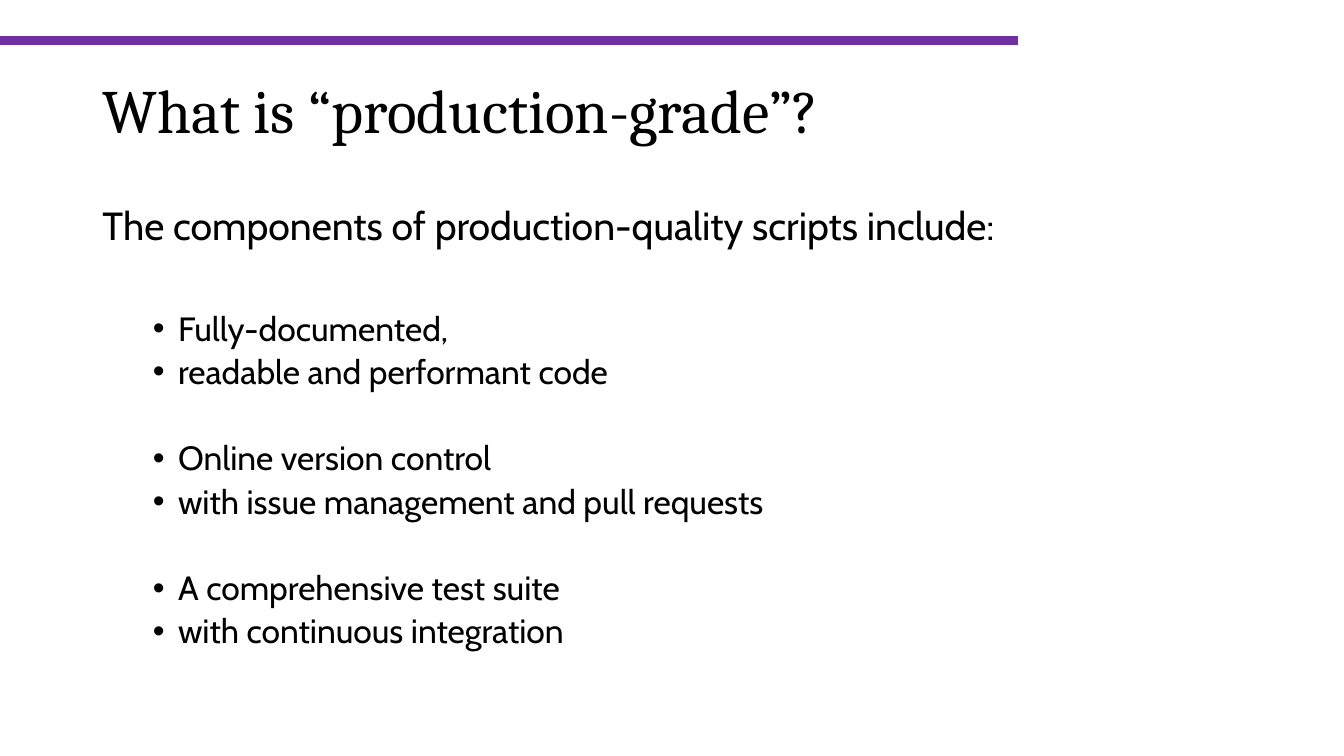
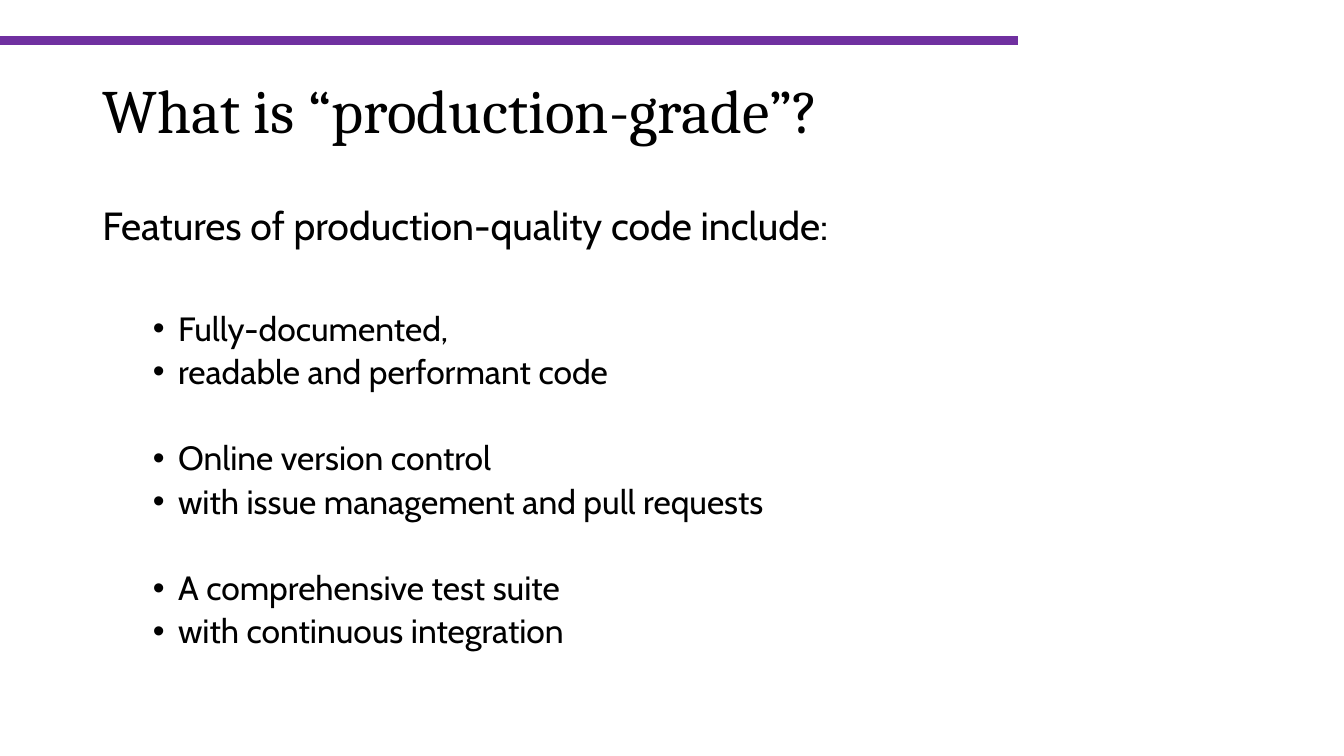
Before and after one commit to sagol-python-for-neuroscientists/textbook-public, a slide deck: slide 3 of hackathon_master.pptx. Drawn at 1344x756 pixels with LibreOffice and Linux fonts; fonts in the diff are those of the drawing; background and template pictures are left out. Boxes give left, top, right and bottom in pixels: in the first picture for what was removed or moved away, otherwise in the second. Text is boxed around its words. In the diff, an @@ line names an element or a change of style, - is before the commit and + after.

```diff
--- a/hackathon_master.pptx
+++ b/hackathon_master.pptx
@@ text at (102,210,829,249): text changed @@
-The components of production-quality scripts include:
+Features of production-quality code include:
```
Also in this commit, not shown: 4 other slides changed.
